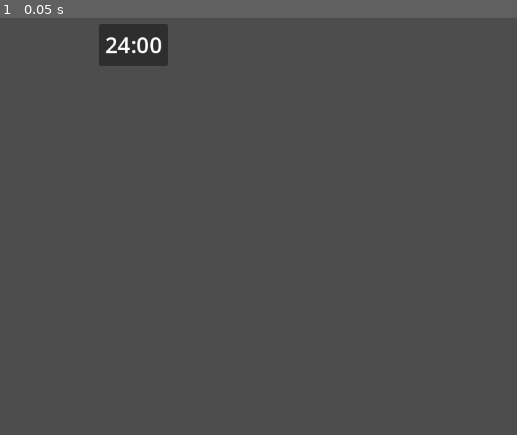
Above: before the commit, frame 1.
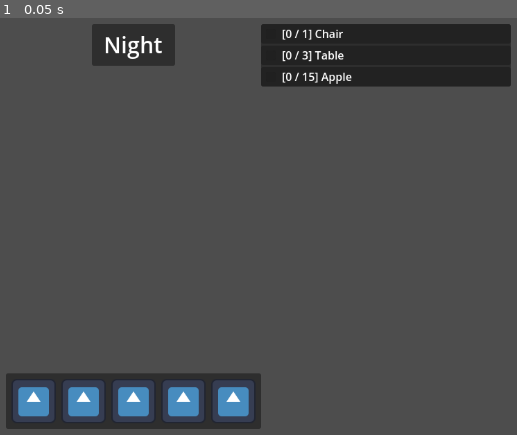
Above: after the commit, the same moment.

Repository: sjgillGit/GWJ80
Game: Godot game, scene res://PrivateDevRoom/Scenes/in_game_ui.tscn
Same seed, same stepped clock (60 frames per second), same inputs: the game is played once before the commit and once after it. The project has no main scene, so this scene is started directly. The engine's default icon, where the game draws it, is replaced by a stand-in: a white triangle on a blue panel in a dark square.
Inputs:
- Up to frame 1 (0.05 s): no input

The runs differ from the first frame. In frame 1, 12% of the frame differs, in the area x 1-99%, y 1-99%.

Commit message:
added Pocket Inventory

Diff:
--- /dev/null
+++ b/PrivateDevRoom/Scenes/SubScenes/pocket_inventory.tscn
@@ -0,0 +1,57 @@
+[gd_scene load_steps=3 format=3 uid="uid://b5sqb848jv55a"]
+
+[ext_resource type="Script" uid="uid://dn1ucna2p05w0" path="res://PrivateDevRoom/Scripts/SubScenes/pocket_inventory.gd" id="1_a0o6h"]
+[ext_resource type="PackedScene" uid="uid://mpih3ytlnet3" path="res://PrivateDevRoom/Scenes/SubScenes/pocket_slot.tscn" id="2_vcrk5"]
+
+[node name="PocketInventory" type="PanelContainer" node_paths=PackedStringArray("pockets", "pockets_container")]
+size_flags_horizontal = 4
+size_flags_vertical = 8
+script = ExtResource("1_a0o6h")
+pockets = [NodePath("MarginContainer/GridContainer/Slot0")]
+pockets_container = NodePath("MarginContainer/GridContainer")
+
+[node name="MarginContainer" type="MarginContainer" parent="."]
+layout_mode = 2
+theme_override_constants/margin_left = 8
+theme_override_constants/margin_top = 8
+theme_override_constants/margin_right = 8
+theme_override_constants/margin_bottom = 8
+
+[node name="GridContainer" type="GridContainer" parent="MarginContainer"]
+layout_mode = 2
+theme_override_constants/h_separation = 8
+columns = 999
+
+[node name="Slot0" parent="MarginContainer/GridContainer" instance=ExtResource("2_vcrk5")]
+layout_mode = 2
+
+[node name="Testing" type="Control" parent="."]
+layout_mode = 2
+
+[node name="add" type="Button" parent="Testing"]
+layout_mode = 0
+offset_left = 105.0
+offset_top = 148.0
+offset_right = 113.0
+offset_bottom = 156.0
+text = "add pocket"
+
+[node name="remove" type="Button" parent="Testing"]
+layout_mode = 0
+offset_left = 121.0
+offset_top = 183.0
+offset_right = 188.0
+offset_bottom = 214.0
+text = "remove"
+
+[node name="drop_item" type="Button" parent="Testing"]
+layout_mode = 0
+offset_left = 257.0
+offset_top = 151.0
+offset_right = 342.0
+offset_bottom = 182.0
+text = "drop item"
+
+[connection signal="pressed" from="Testing/add" to="." method="_on_add_pressed"]
+[connection signal="pressed" from="Testing/remove" to="." method="_on_remove_pressed"]
+[connection signal="pressed" from="Testing/drop_item" to="." method="_on_drop_item_pressed"]
--- /dev/null
+++ b/PrivateDevRoom/Scenes/SubScenes/pocket_slot.tscn
@@ -0,0 +1,37 @@
+[gd_scene load_steps=4 format=3 uid="uid://mpih3ytlnet3"]
+
+[ext_resource type="Texture2D" uid="uid://bwq30dqu7mjgq" path="res://icon.svg" id="1_pw4pf"]
+[ext_resource type="Script" uid="uid://cqytjbk666801" path="res://PrivateDevRoom/Scripts/SubScenes/pocket_slot.gd" id="1_uhx2b"]
+[ext_resource type="Texture2D" uid="uid://gphkygwmqw3e" path="res://PrivateDevRoom/Assets/2D_Assets/Pockets_select.png" id="2_uhx2b"]
+
+[node name="Slot0" type="CenterContainer" node_paths=PackedStringArray("icon", "selected_border")]
+custom_minimum_size = Vector2(64, 64)
+offset_right = 64.0
+offset_bottom = 64.0
+script = ExtResource("1_uhx2b")
+icon = NodePath("Icon")
+selected_border = NodePath("Icon/TextureRect")
+metadata/_custom_type_script = "uid://cqytjbk666801"
+
+[node name="Icon" type="TextureRect" parent="."]
+custom_minimum_size = Vector2(64, 64)
+layout_mode = 2
+texture = ExtResource("1_pw4pf")
+expand_mode = 1
+
+[node name="TextureRect" type="NinePatchRect" parent="Icon"]
+visible = false
+texture_filter = 1
+custom_minimum_size = Vector2(64, 64)
+layout_mode = 1
+anchors_preset = 15
+anchor_right = 1.0
+anchor_bottom = 1.0
+grow_horizontal = 2
+grow_vertical = 2
+texture = ExtResource("2_uhx2b")
+draw_center = false
+patch_margin_left = 6
+patch_margin_top = 6
+patch_margin_right = 6
+patch_margin_bottom = 6
--- a/PrivateDevRoom/Scenes/in_game_ui.tscn
+++ b/PrivateDevRoom/Scenes/in_game_ui.tscn
@@ -1,7 +1,8 @@
-[gd_scene load_steps=3 format=3 uid="uid://0u12ygea35q"]
+[gd_scene load_steps=4 format=3 uid="uid://0u12ygea35q"]
 
 [ext_resource type="Script" uid="uid://5dipfswld5ci" path="res://PrivateDevRoom/Scripts/in_game_ui.gd" id="1_d072m"]
 [ext_resource type="PackedScene" uid="uid://b7sg7iky655mc" path="res://PrivateDevRoom/Scenes/SubScenes/task_bar.tscn" id="2_jj7yp"]
+[ext_resource type="PackedScene" uid="uid://b5sqb848jv55a" path="res://PrivateDevRoom/Scenes/SubScenes/pocket_inventory.tscn" id="3_rrm0x"]
 
 [node name="InGameUI" type="CanvasLayer"]
 script = ExtResource("1_d072m")
@@ -24,12 +25,12 @@
 size_flags_vertical = 0
 
 [node name="TimerLabel" type="Label" parent="MarginContainer/TimerPanel"]
-custom_minimum_size = Vector2(100, 60)
+custom_minimum_size = Vector2(120, 60)
 layout_mode = 2
 size_flags_horizontal = 4
 size_flags_vertical = 0
 theme_override_font_sizes/font_size = 32
-text = "24:00"
+text = "Night"
 horizontal_alignment = 1
 vertical_alignment = 1
 
@@ -42,3 +43,6 @@
 layout_mode = 2
 size_flags_horizontal = 8
 size_flags_vertical = 0
+
+[node name="PocketInventory" parent="MarginContainer" instance=ExtResource("3_rrm0x")]
+layout_mode = 2
--- /dev/null
+++ b/PrivateDevRoom/Scripts/SubScenes/pocket_inventory.gd
@@ -0,0 +1,107 @@
+class_name PocketInventory
+extends PanelContainer
+
+@export var pockets_amount : int = 5:
+	set(new_amount):
+		if new_amount < min_pockets:
+			new_amount = min_pockets
+		elif new_amount > max_pockets:
+			new_amount = max_pockets
+
+		if new_amount > pockets_amount:
+			pockets_amount = new_amount
+			_expand_pockets()
+		elif new_amount < pockets_amount:
+			pockets_amount = new_amount
+			_shrink_pockets()
+@export var min_pockets : int = 1
+@export var max_pockets : int = 10
+
+
+@export_group("Internal connections")
+@export var pockets : Array[PocketSlot] # Slot0 should be connected
+@export var pockets_container : GridContainer
+
+var new_slot_name_prefix : String = "Slot"
+
+# Accepts PocketableItems
+# PocketableItems should have pocket_icon (~64x64 texture)
+
+func _ready() -> void:
+	_expand_pockets()
+	print(pockets_container.get_children())
+
+func _expand_pockets() -> void:
+	for i in pockets_amount - pockets.size():
+		var new_pocket = pockets[0].duplicate()
+
+		# prevent duplicating items on creating extra pockets
+		# not necessary, since pockets will be probably added between days
+		#for child in new_pocket.get_children():
+			#child.queue_free()
+
+		new_pocket.name = new_slot_name_prefix + str(pockets.size())
+		pockets.append(new_pocket)
+		pockets_container.add_child(new_pocket)
+		new_pocket.selected = false
+
+func _shrink_pockets() -> void:
+	for i in pockets.size() - pockets_amount:
+		var pocket_to_remove : Container = pockets.pop_back()
+		pocket_to_remove.queue_free()
+
+func select_next_pocket() -> void:
+	if pockets.size() > 1:
+		for i in pockets.size():
+			if pockets[i].selected:
+				pockets[i].selected = false
+				if i == pockets.size() - 1:
+					pockets[0].selected = true
+					return
+				else:
+					pockets[i+1].selected = true
+					return
+	# none of pockets selected, select first pocket
+	pockets[0].selected = true
+
+func select_previous_pocket() -> void:
+	if pockets.size() > 1:
+		for i in pockets.size():
+			if pockets[i].selected:
+				pockets[i].selected = false
+				if i == 0:
+					pockets[pockets.size() - 1].selected = true
+					return
+				else:
+					pockets[i-1].selected = true
+					return
+	# none of pockets selected, select first pocket
+	pockets[0].selected = true
+
+# TODO Adapt inventory selection to input map
+func _unhandled_input(event: InputEvent) -> void:
+	if event is InputEventMouseButton:
+		if event.is_pressed():
+			if event.button_index == MOUSE_BUTTON_WHEEL_UP:
+				select_next_pocket()
+			elif event.button_index == MOUSE_BUTTON_WHEEL_DOWN:
+				select_previous_pocket()
+
+func drop_item_in_selected_slot():
+	for pocket in pockets:
+		if pocket.selected:
+			if pocket.stored_item != null:
+				return pocket.give_item()
+			return null
+
+
+func _on_remove_pressed() -> void:
+	pockets_amount -= 1
+
+
+func _on_add_pressed() -> void:
+	pockets_amount += 1
+
+
+func _on_drop_item_pressed() -> void:
+	print(drop_item_in_selected_slot())
--- /dev/null
+++ b/PrivateDevRoom/Scripts/SubScenes/pocket_slot.gd
@@ -0,0 +1,24 @@
+class_name PocketSlot
+extends CenterContainer
+
+@export_group("Internal connections")
+@export var icon : TextureRect
+@export var selected_border : NinePatchRect
+
+var stored_item = "Test_pseudo_item"
+var selected : bool = false :
+	set(new_value):
+		selected = new_value
+		selected_border.visible = selected
+
+# TODO adapt to items properties
+func take_item(new_item) -> void:
+	stored_item = new_item
+	#icon = new_item.pocket_icon
+	# add weight of item to player's total weight
+
+func give_item():
+	var item_to_return = stored_item
+	icon.texture = null
+	stored_item = null
+	return item_to_return
--- a/PrivateDevRoom/Scripts/SubScenes/task_bar.gd
+++ b/PrivateDevRoom/Scripts/SubScenes/task_bar.gd
@@ -2,6 +2,14 @@
 extends Control
 
 @export var tasks_container : VBoxContainer
+
+func _ready():
+	#test list of items
+	get_task_list({
+		"Chair" : 1 ,
+		"Table" : 3 ,
+		"Apple" : 15
+		})
 
 func get_task_list(tasks_dictionary : Dictionary) -> void:
 	for task in tasks_dictionary:
--- a/PrivateDevRoom/Scripts/in_game_ui.gd
+++ b/PrivateDevRoom/Scripts/in_game_ui.gd
@@ -1,5 +1,5 @@
 extends CanvasLayer
 
 
-func _process(delta: float) -> void:
-	print($MarginContainer/TaskBar.size)
+#func _process(delta: float) -> void:
+	#print($MarginContainer/TaskBar.size)
Binary file added: PrivateDevRoom/Assets/2D_Assets/Pockets_select.png
Not shown, added: PrivateDevRoom/Assets/2D_Assets/Pockets_select.png.import
Not shown, added: PrivateDevRoom/Scripts/SubScenes/pocket_inventory.gd.uid
Not shown, added: PrivateDevRoom/Scripts/SubScenes/pocket_slot.gd.uid
Not shown, changed: PrivateDevRoom/UI_plan.txt
